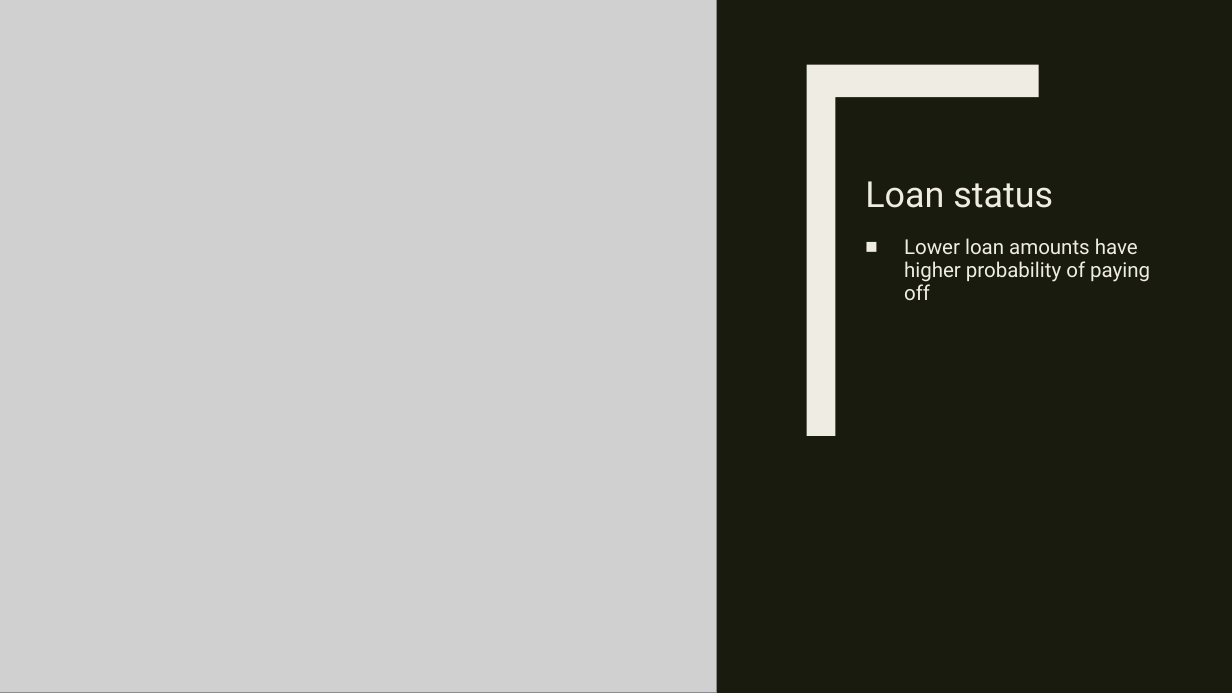
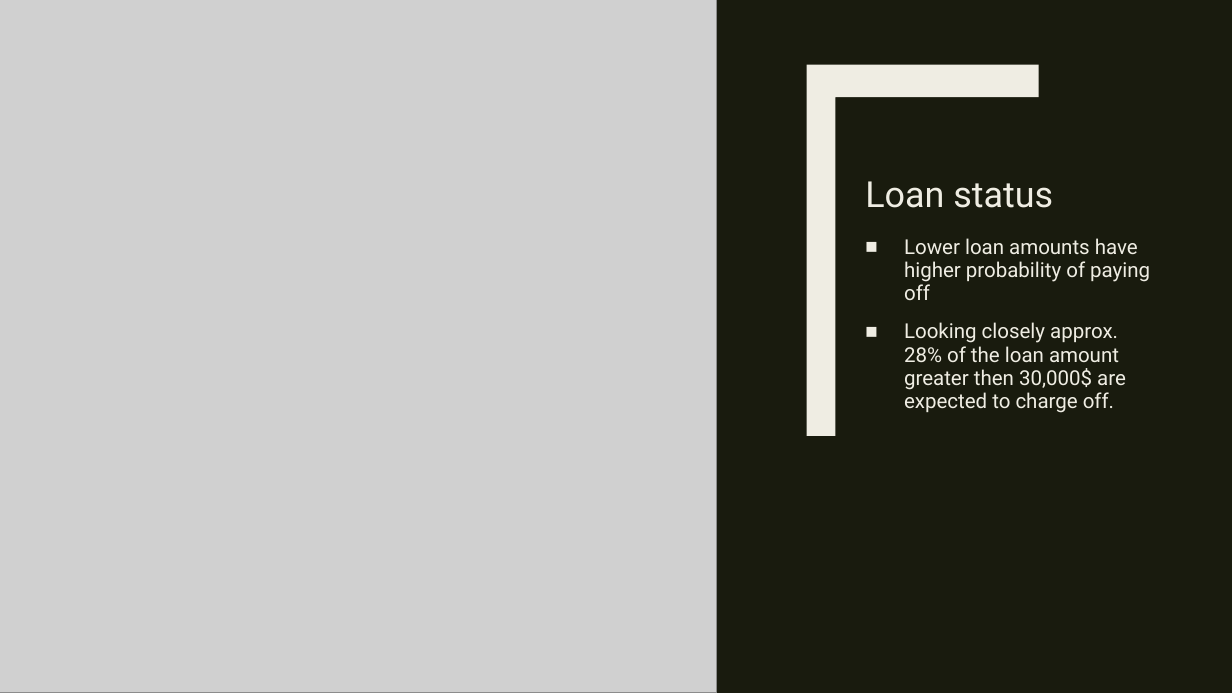
Before and after one commit to npalupunoori/LendingClubCaseStudy, a slide deck: slide 4 of LendingClubCaseStudy.pptx (slide 5 before the commit). Drawn at 1232x693 pixels with LibreOffice and Linux fonts; fonts in the diff are those of the drawing; grey boxes stand for pictures. Boxes give left, top, right and bottom in pixels: in the first picture for what was removed or moved away, otherwise in the second. Text is boxed around its words. In the diff, an @@ line names an element or a change of style, - is before the commit and + after.

Commit message:
Adding loan grade to presentation

```diff
--- a/LendingClubCaseStudy.pptx
+++ b/LendingClubCaseStudy.pptx
@@ text at (x1=904, y1=322, x2=1126, y2=413): paragraph added @@
+■ Looking closely approx. 28% of the loan amount greater then 30,000$ are expected to charge off.
```
Also in this commit, not shown: 2 slides added, 2 slides removed, 5 other files.
